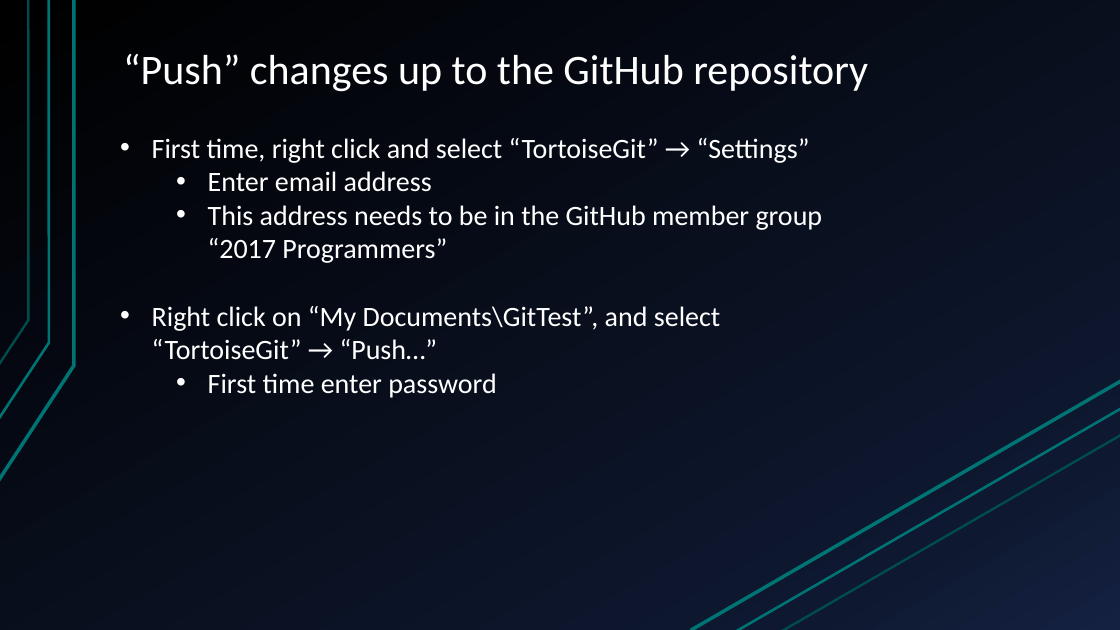
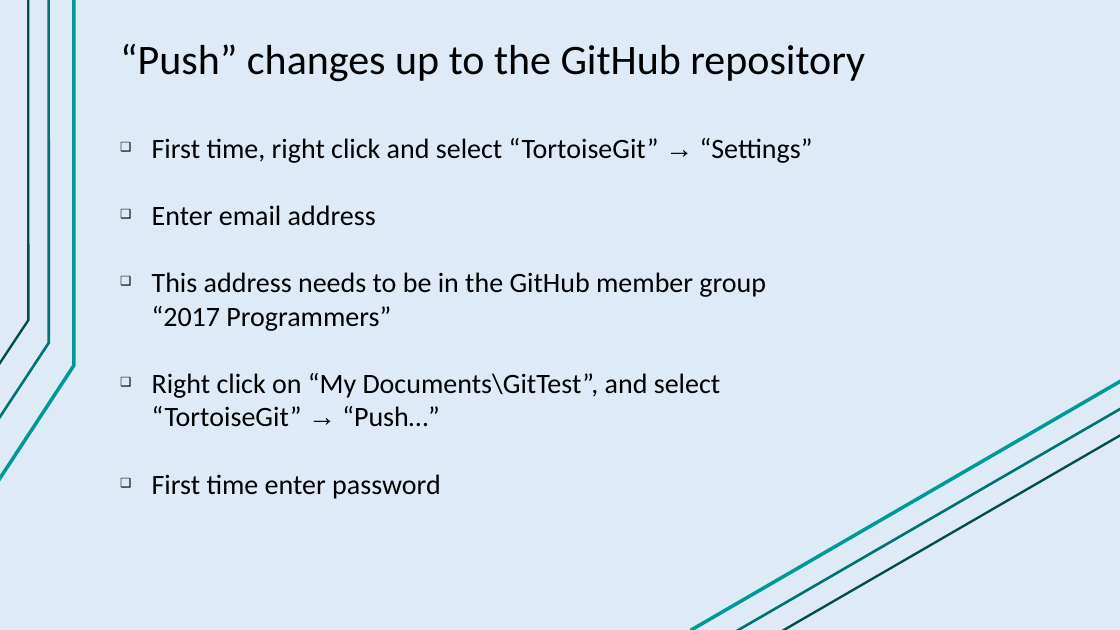
Before and after one commit to FRC4913/GitTest, a slide deck: slide 8 of git.pptx. Drawn at 1120x630 pixels with LibreOffice and Linux fonts; fonts in the diff are those of the drawing. Boxes give left, top, right and bottom in pixels: in the first picture for what was removed or moved away, otherwise in the second. Text is boxed around its words. In the diff, an @@ line names an element or a change of style, - is before the commit and + after.

Commit message:
Dark font light background works better with the projector

```diff
--- a/git.pptx
+++ b/git.pptx
@@ background gradient #000000 to #0F1931 to #142242 to #DEEBF7 @@
@@ freeform shape at (0,0,49,419): outline #007373 2.25 pt to #007373 2.24 pt @@
@@ freeform shape at (0,0,29,365): outline #007373 2 pt to #004D4D 2.01 pt @@
@@ freeform shape at (0,0,74,480): outline #007373 3 pt to #009999 3 pt; outline redrawn @@
@@ title "“Push” changes up to the ..." at (120,44,865,82): text colour #FFFFFF to #000000; vertical alignment bottom to top @@
@@ free "First time, right click and ...": place and size @@
-free "First time, right click and ..." at (152,138,823,398)
+free "First time, right click and ..." at (112,126,847,549)
@@ free "First time, right click and ..." at (112,126,847,549): font Calibri to Arial in "→", "→"; text colour #FFFFFF to #000000; bullet • to ❑ @@
@@ line (691, 630) - (1120, 381): stroke #007373 3 pt to #009999 3 pt @@
@@ line (735, 630) - (1120, 408): stroke #007373 2.25 pt to #007373 2.24 pt @@
@@ line (782, 630) - (1120, 435): stroke #007373 2 pt to #004D4D 2.01 pt @@
```
Also in this commit, not shown: 9 other slides changed.
